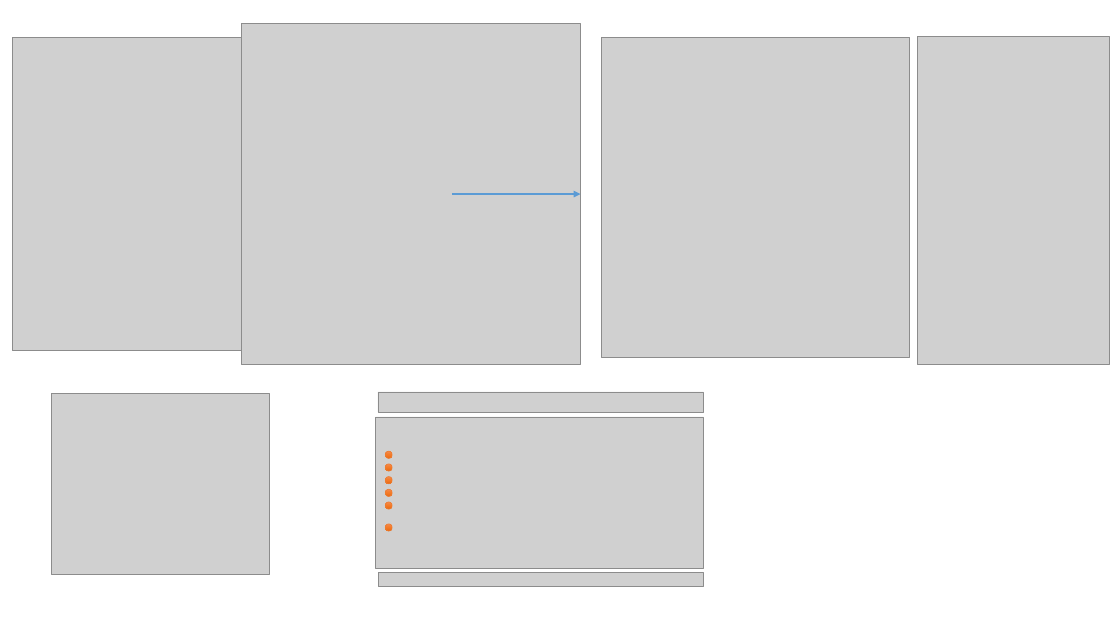
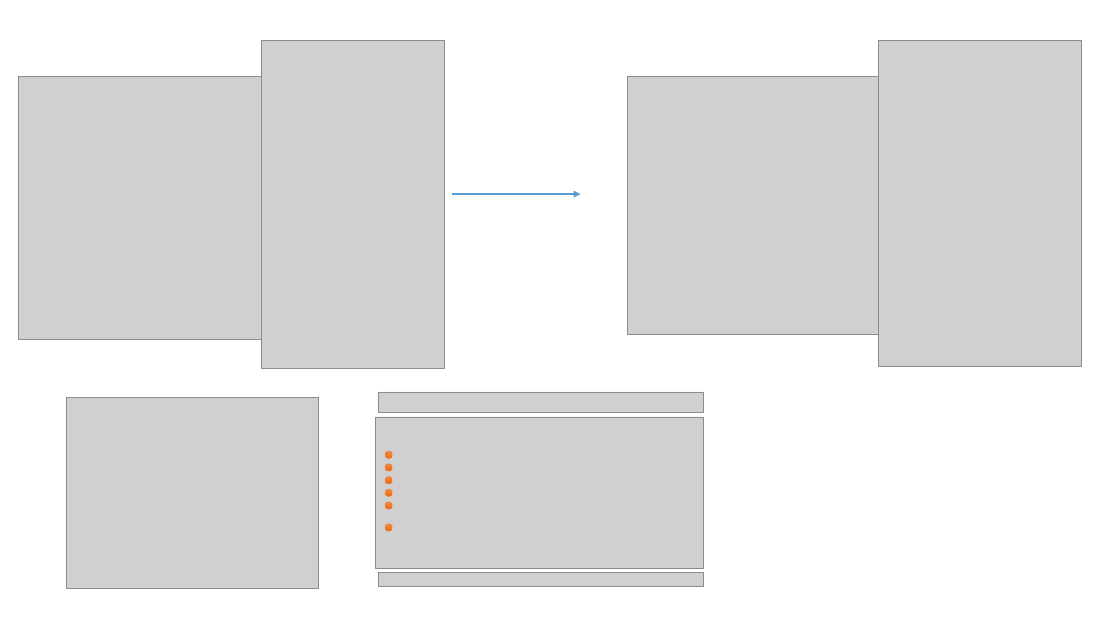
Before and after one commit to tjhance/ivy-research, a slide deck: slide 16 of interactive_proof/counterexample_generalization.pptx. Drawn at 1120x630 pixels with LibreOffice and Linux fonts; fonts in the diff are those of the drawing; grey boxes stand for pictures. Boxes give left, top, right and bottom in pixels: in the first picture for what was removed or moved away, otherwise in the second. Text is boxed around its words. In the diff, an @@ line names an element or a change of style, - is before the commit and + after.

```diff
--- a/interactive_proof/counterexample_generalization.pptx
+++ b/interactive_proof/counterexample_generalization.pptx
@@ picture: place and size @@
-picture at [241,24,581,364]
+picture at [262,40,445,369]
@@ picture: place and size @@
-picture at [918,36,1109,365]
+picture at [878,40,1081,367]
@@ picture: place and size @@
-picture at [13,37,241,350]
+picture at [18,76,262,339]
@@ picture: place and size @@
-picture at [602,37,910,356]
+picture at [628,76,879,335]
@@ picture: place and size @@
-picture at [51,393,269,575]
+picture at [66,397,318,588]
```
Also in this commit, not shown: 2 other slides changed, 2 slides added, 1 slide removed.
